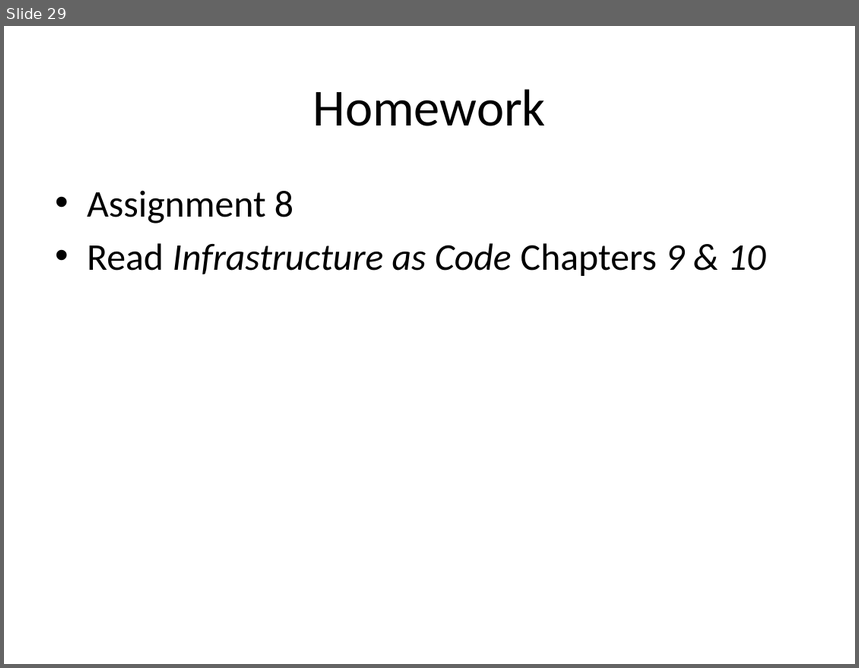
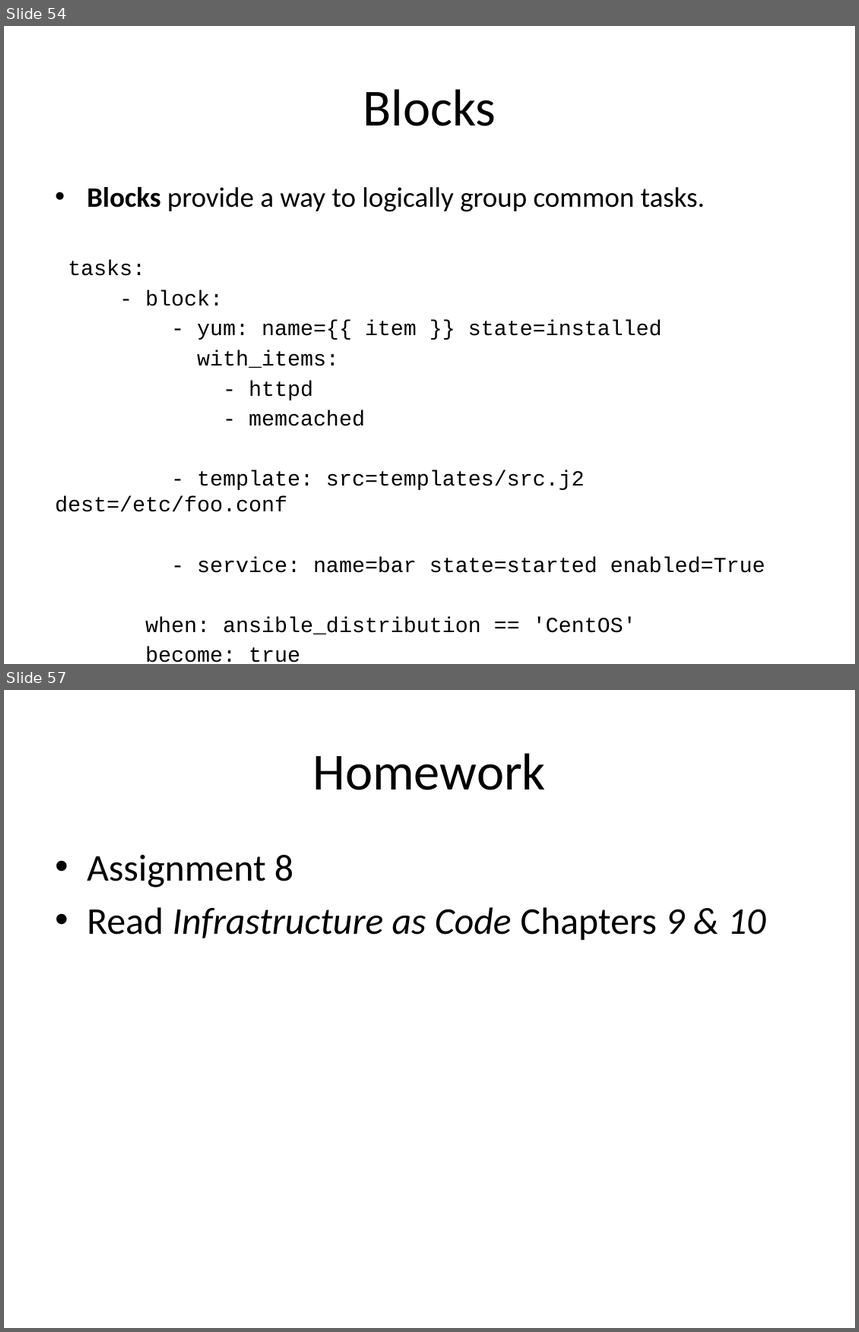
Before and after one commit to jasondbaker/infrastructure-class, a slide deck: lectures/infrastructure-week-10.pptx. Shown one above the other, each under a label of ours: slide 29 before the commit, slides 54 and 57 after it; the slides between them are not shown. The pictures are 859x668 and 859x1332 pixels, drawn with LibreOffice and Linux fonts; fonts in the diff are those of the drawing. Boxes give left, top, right and bottom in pixels: in the first picture for what was removed or moved away, otherwise in the second. Text is boxed around its words. In the diff, an @@ line names an element or a change of style, - is before the commit and + after.

```diff
--- a/lectures/infrastructure-week-10.pptx
+++ b/lectures/infrastructure-week-10.pptx
@@ slide 54 added at [4,26,855,664], background #FFFFFF @@
@@ title added at [363,89,496,126], 44 pt, text #000000 @@
+Blocks
@@ text added at [55,187,766,635], 18.2 pt, text #000000 @@
+• Blocks provide a way to logically group common tasks.
+tasks:
+- block:
+- yum: name={{ item }} state=installed
+with_items:
+- httpd
+- memcached
+- template: src=templates/src.j2 dest=/etc/foo.conf
+- service: name=bar state=started enabled=True
+when: ansible_distribution == 'CentOS'
+become: true
+become_user: root
@@ what was slide 29 is now slide 57 @@
```
Also in this commit, not shown: 2 slides changed, 27 other slides added.
